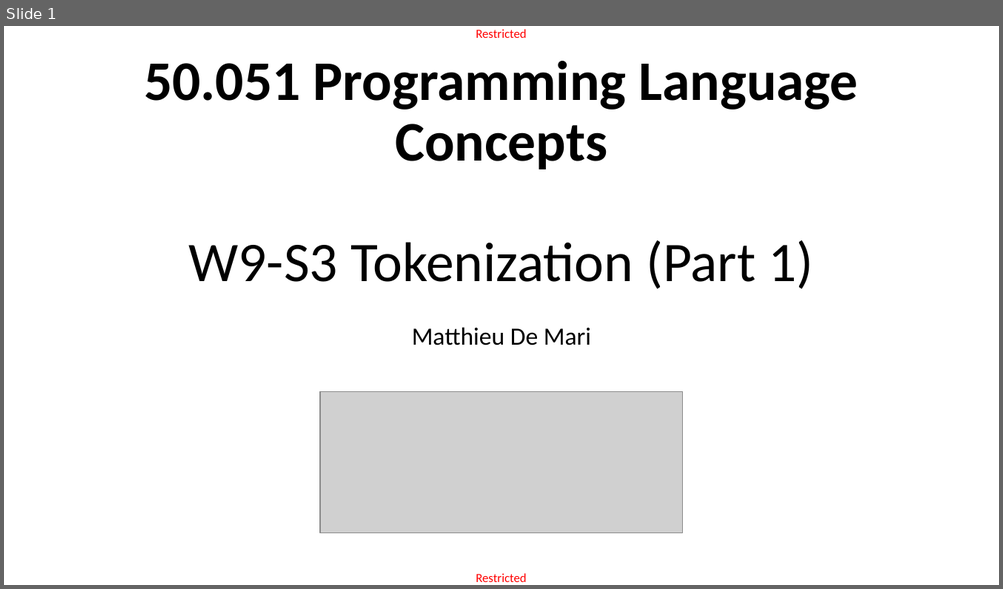
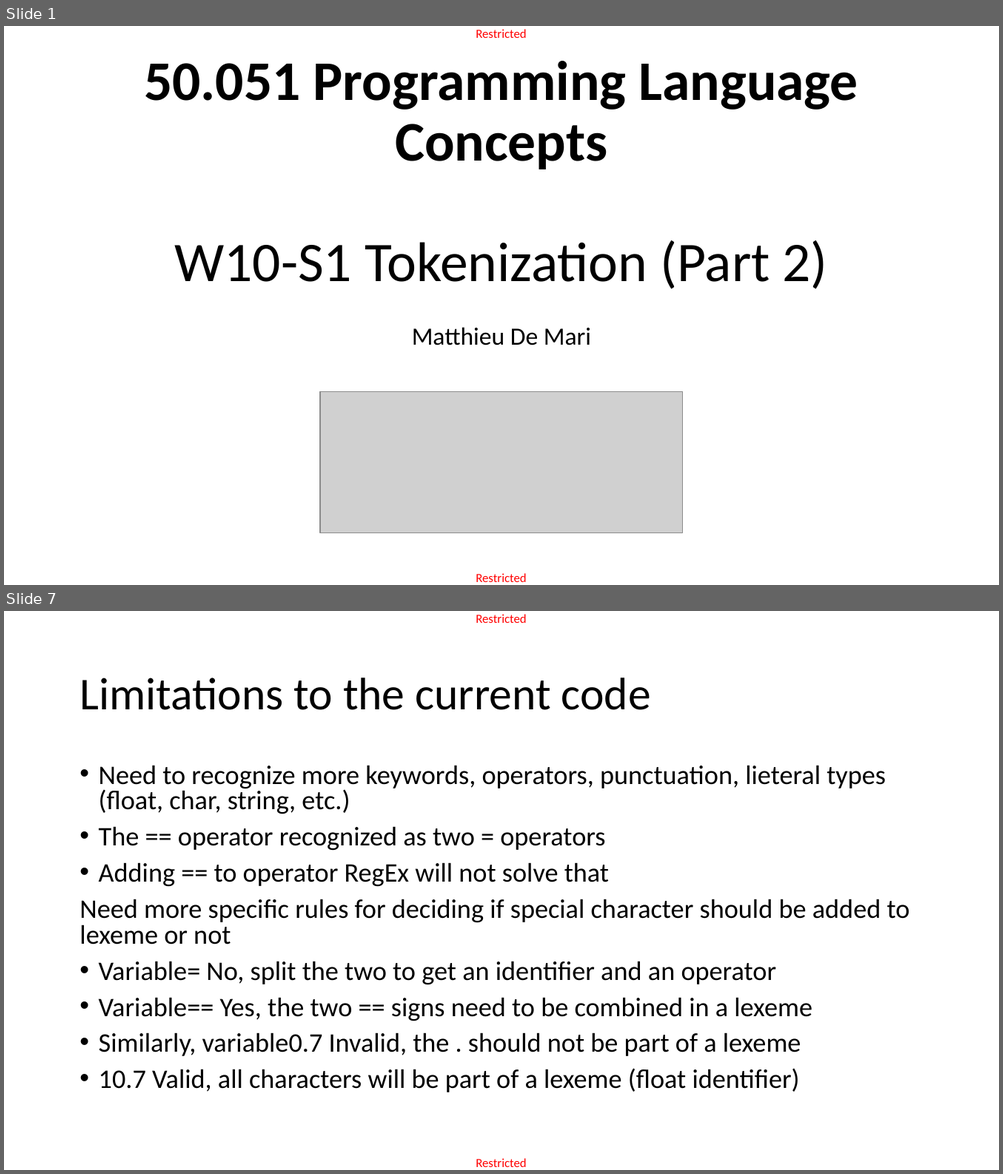
Before and after one commit to matthieudemari/SUTD_PLC_50_051, a slide deck: W10/W10S1/W10S1.pptx. Shown one above the other, each under a label of ours: slide 1 before the commit, slides 1 and 7 after it; the slides between them are not shown. The pictures are 1003x589 and 1003x1174 pixels, drawn with LibreOffice and Linux fonts; fonts in the diff are those of the drawing; grey boxes stand for pictures. Boxes give left, top, right and bottom in pixels: in the first picture for what was removed or moved away, otherwise in the second. Text is boxed around its words. In the diff, an @@ line names an element or a change of style, - is before the commit and + after.

Commit message:
Continued working on Tokenization for W10S1.

```diff
--- a/W10/W10S1/W10S1.pptx
+++ b/W10/W10S1/W10S1.pptx
@@ slide 7 added at (4,611,999,1170), background #FFFFFF; not listed: 2 template elements that a slide beside it also shows @@
@@ title added at (79,678,651,710), 44 pt, text #000000 @@
+Limitations to the current code
@@ text added at (79,765,910,1093), 25.9 pt, text #000000 @@
+• Need to recognize more keywords, operators, punctuation, lieteral types (float, char, string, etc.)
+• The == operator recognized as two = operators
+• Adding == to operator RegEx will not solve that
+Need more specific rules for deciding if special character should be added to lexeme or not
+• Variable= No, split the two to get an identifier and an operator
+• Variable== Yes, the two == signs need to be combined in a lexeme
+• Similarly, variable0.7 Invalid, the . should not be part of a lexeme
+• 10.7 Valid, all characters will be part of a lexeme (float identifier)
@@ slide 1 changed as well @@
@@ title at (144,61,858,289): text changed @@
-50.051 Programming Language Concepts
-W9-S3 Tokenization (Part 1)
+50.051 Programming Language Concepts
+W10-S1 Tokenization (Part 2)
```
Also in this commit, not shown: 3 other slides added, 47 slides removed, 4 other files.
